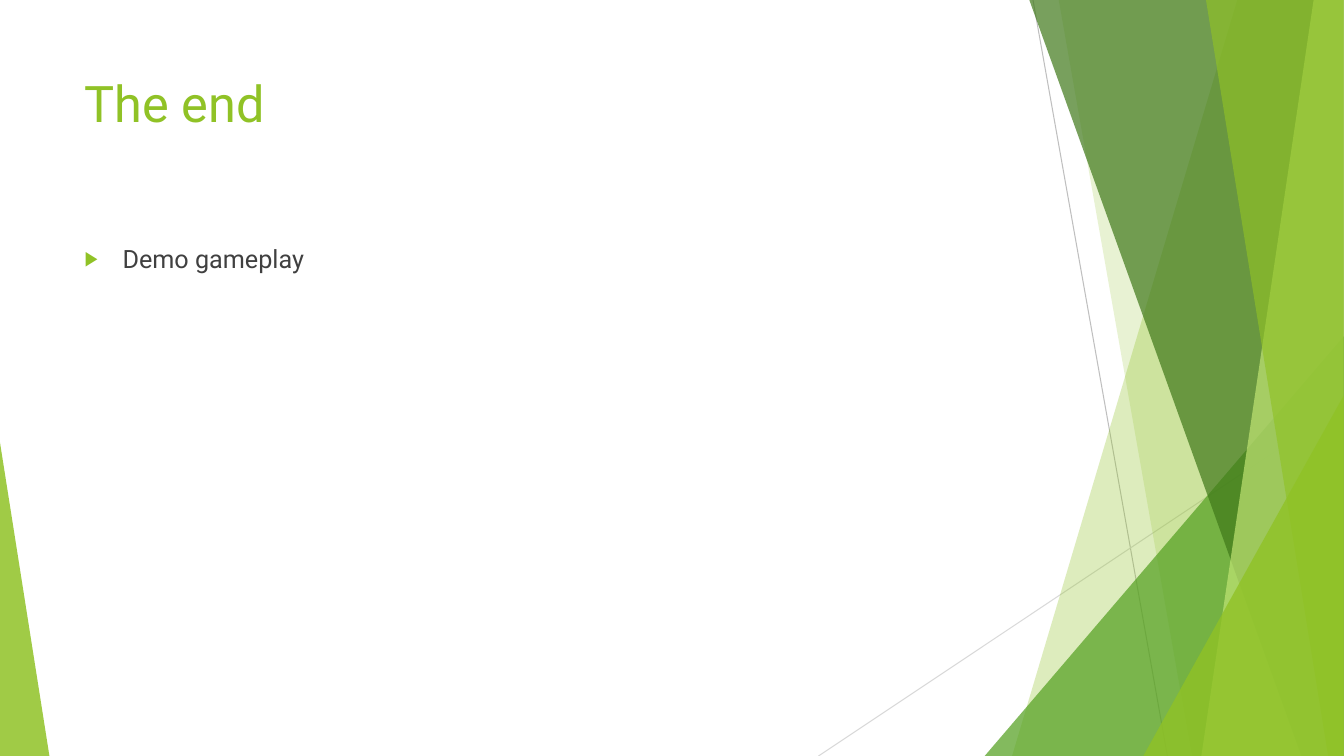
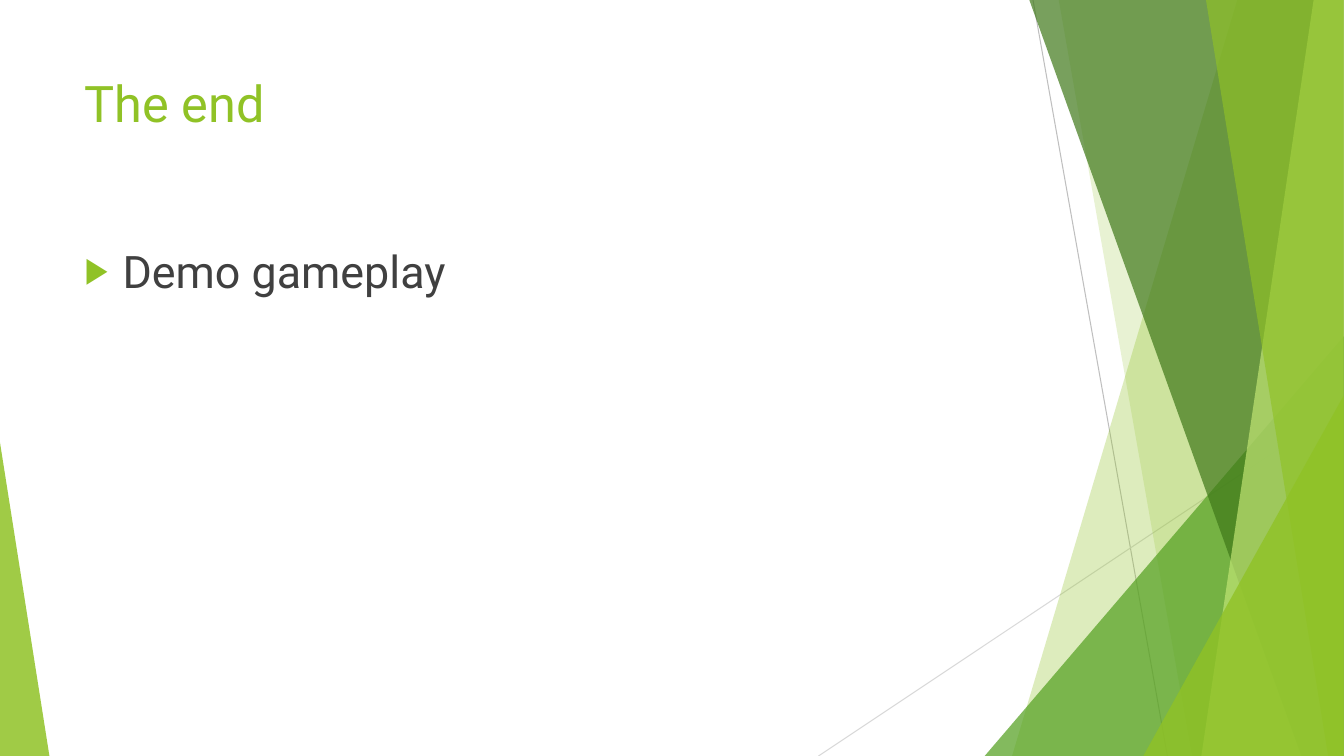
Before and after one commit to PeterBosDeltion/IndianaBonesRepo, a slide deck: slide 8 of IndianaBones.pptx. Drawn at 1344x756 pixels with LibreOffice and Linux fonts; fonts in the diff are those of the drawing. Boxes give left, top, right and bottom in pixels: in the first picture for what was removed or moved away, otherwise in the second. Text is boxed around its words. In the diff, an @@ line names an element or a change of style, - is before the commit and + after.

```diff
--- a/IndianaBones.pptx
+++ b/IndianaBones.pptx
@@ text "Demo gameplay" at <box>123,254,446,298</box>: size 18 to 32 pt @@
```
Also in this commit, not shown: 4 other slides changed.
